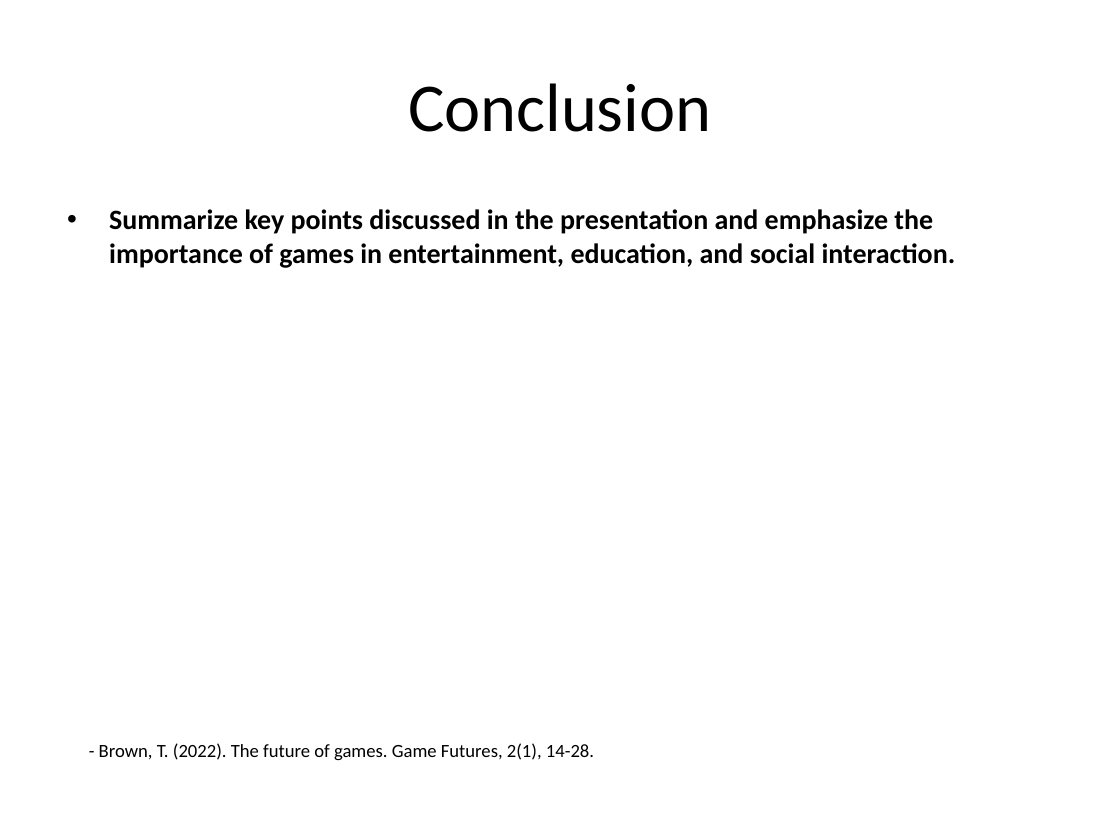
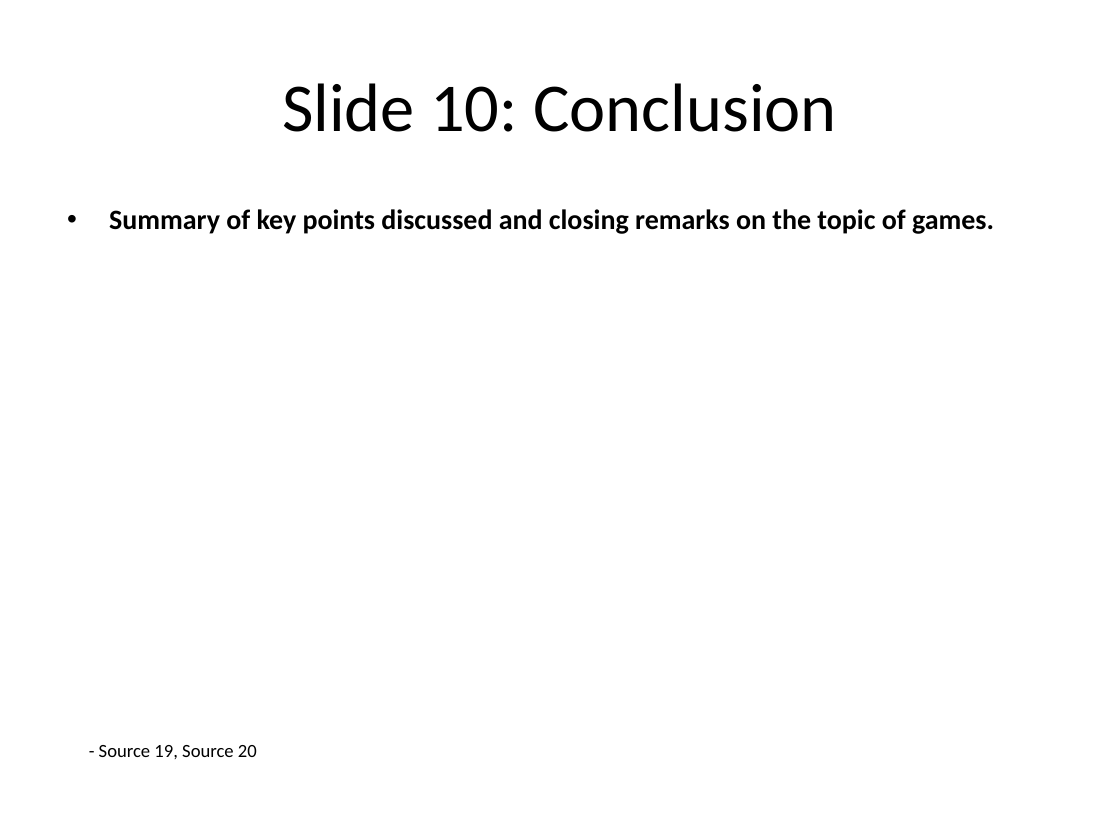
Before and after one commit to infrasvc-magang/test, a slide deck: slide 11 of backend/project/PPTX/Game_presentation.pptx. Drawn at 1120x840 pixels with LibreOffice and Linux fonts; fonts in the diff are those of the drawing. Boxes give left, top, right and bottom in pixels: in the first picture for what was removed or moved away, otherwise in the second. Text is boxed around its words. In the diff, an @@ line names an element or a change of style, - is before the commit and + after.

```diff
--- a/backend/project/PPTX/Game_presentation.pptx
+++ b/backend/project/PPTX/Game_presentation.pptx
@@ title at (282,83,836,132): text changed @@
-Conclusion
+Slide 10: Conclusion
@@ text at (109,209,994,234): text changed @@
-• Summarize key points discussed in the presentation and emphasize the importance of games in entertainment, education, and social interaction.
+• Summary of key points discussed and closing remarks on the topic of games.
@@ text at (99,745,257,759): text changed @@
-- Brown, T. (2022). The future of games. Game Futures, 2(1), 14-28.
+- Source 19, Source 20
```
Also in this commit, not shown: 7 other slides changed, 2 slides added, 2 slides removed, 18 other files.
